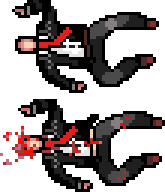
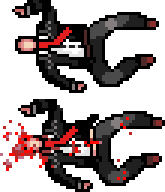
Layers edited between the first and the second 165px x 192px image:
painted on "Layer 16" over [3,120,132,171]
